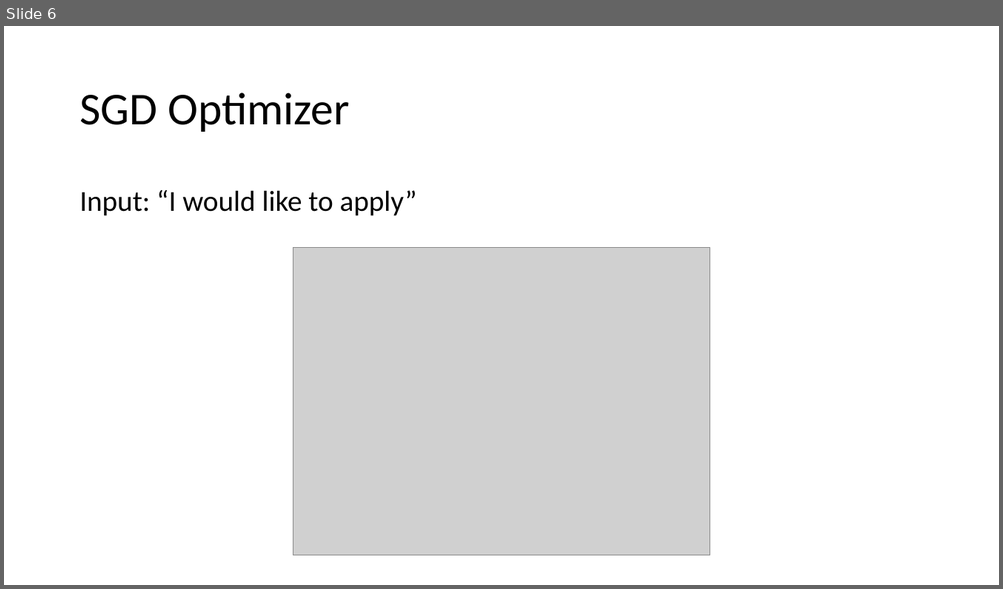
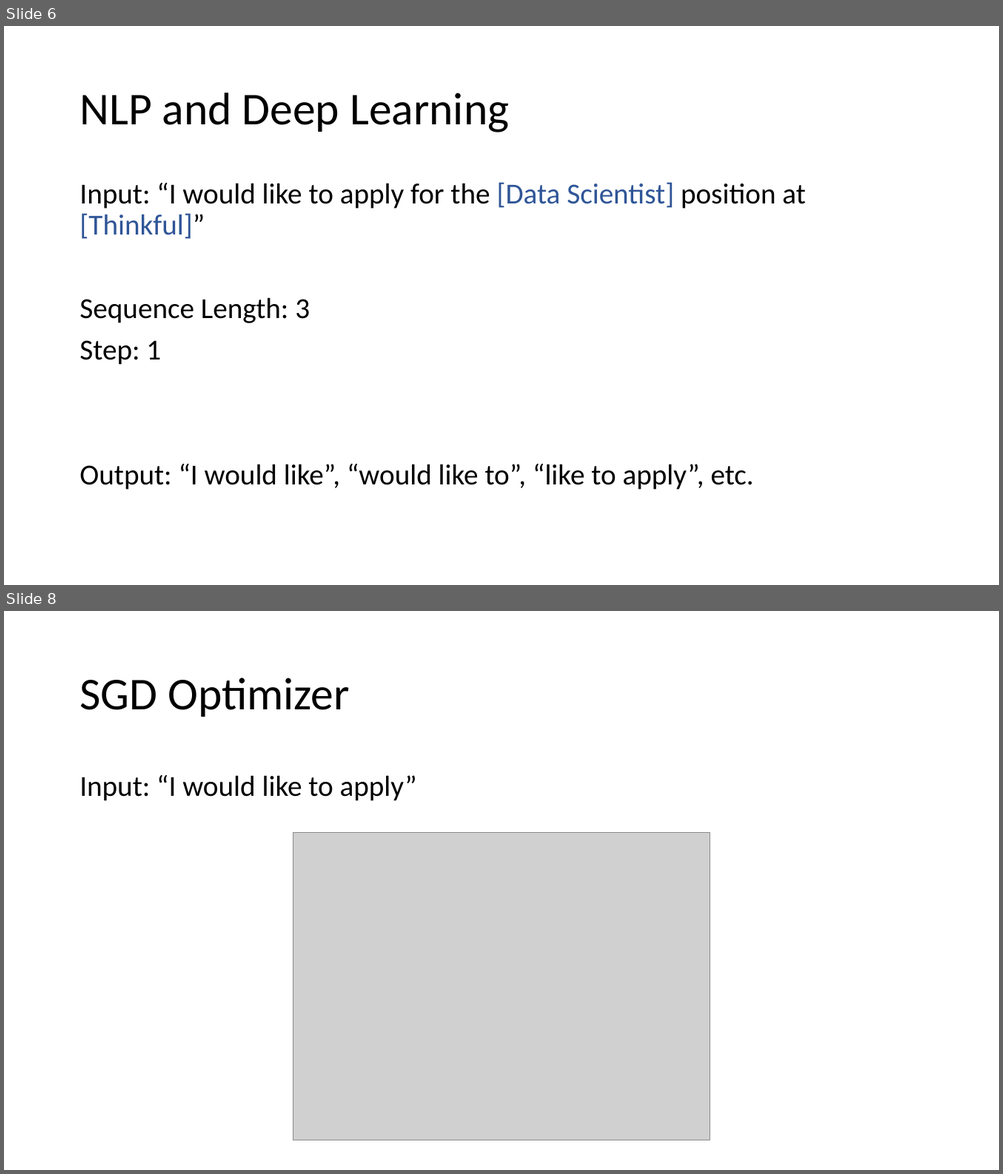
Before and after one commit to rhkhoo/Cover_Letter_Generator, a slide deck: Cover Letter Generator Using NLP and Deep Learning.pptx. Shown one above the other, each under a label of ours: slide 6 before the commit, slides 6 and 8 after it; the slides between them are not shown. The pictures are 1003x589 and 1003x1174 pixels, drawn with LibreOffice and Linux fonts; fonts in the diff are those of the drawing; grey boxes stand for pictures. Boxes give left, top, right and bottom in pixels: in the first picture for what was removed or moved away, otherwise in the second. Text is boxed around its words. In the diff, an @@ line names an element or a change of style, - is before the commit and + after.

```diff
--- a/Cover Letter Generator Using NLP and Deep Learning.pptx
+++ b/Cover Letter Generator Using NLP and Deep Learning.pptx
@@ slide 6 added at box(4, 26, 999, 585), background #FFFFFF @@
@@ title added at box(79, 93, 509, 133), 44 pt, text #000000 @@
+NLP and Deep Learning
@@ text added at box(79, 182, 805, 490), 28 pt, text #000000 @@
+Input: “I would like to apply for the [Data Scientist] position at [Thinkful]”
+Sequence Length: 3
+Step: 1
+Output: “I would like”, “would like to”, “like to apply”, etc.
@@ what was slide 6 is now slide 8 @@
```
Also in this commit, not shown: 3 slides changed, 1 other slide added, 1 other file.
